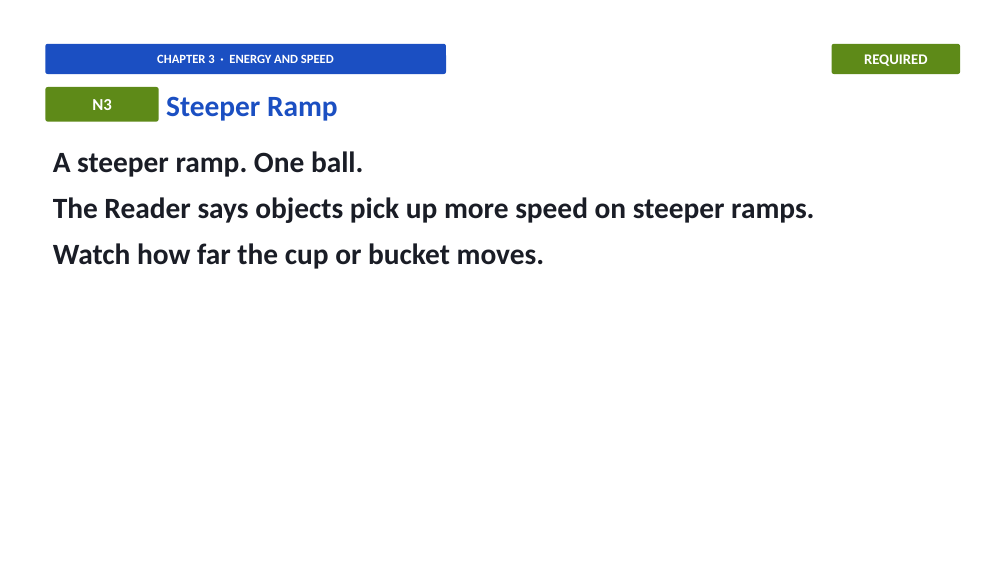
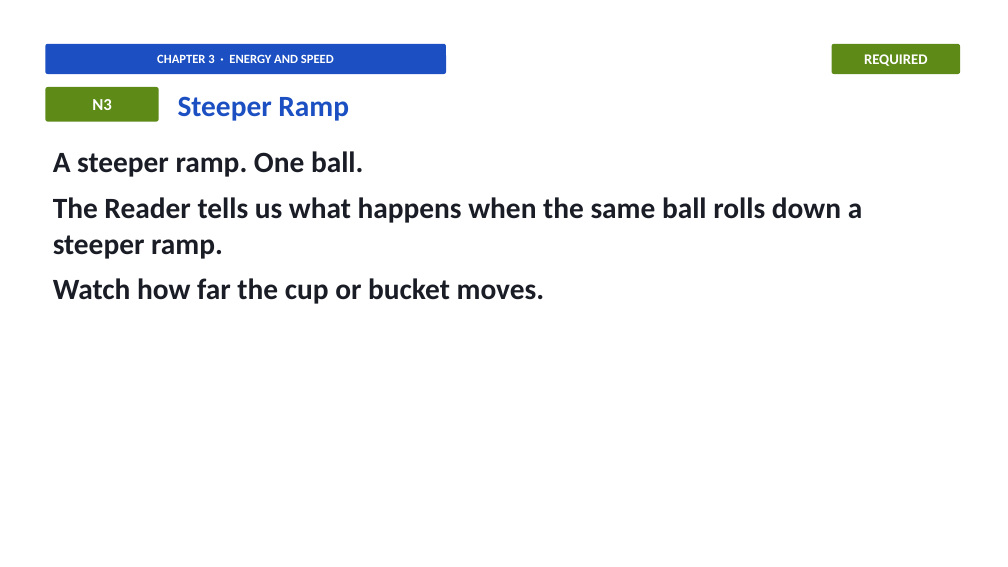
Before and after one commit to owenreagan-cyber/grade-4-energy-transfer-transformation, a slide deck: slide 30 of production/slides/03-ch3-energy-speed-slides.pptx. Drawn at 1008x567 pixels with LibreOffice and Linux fonts; fonts in the diff are those of the drawing. Boxes give left, top, right and bottom in pixels: in the first picture for what was removed or moved away, otherwise in the second. Text is boxed around its words. In the diff, an @@ line names an element or a change of style, - is before the commit and + after.

```diff
--- a/production/slides/03-ch3-energy-speed-slides.pptx
+++ b/production/slides/03-ch3-energy-speed-slides.pptx
@@ text "Steeper Ramp": place and size @@
-text "Steeper Ramp" at (166,96,338,121)
+text "Steeper Ramp" at (178,96,349,121)
@@ text at (53,197,862,259): text changed @@
-The Reader says objects pick up more speed on steeper ramps.
+The Reader tells us what happens when the same ball rolls down a steeper ramp.
```
Also in this commit, not shown: 39 other slides changed, 16 other files.
